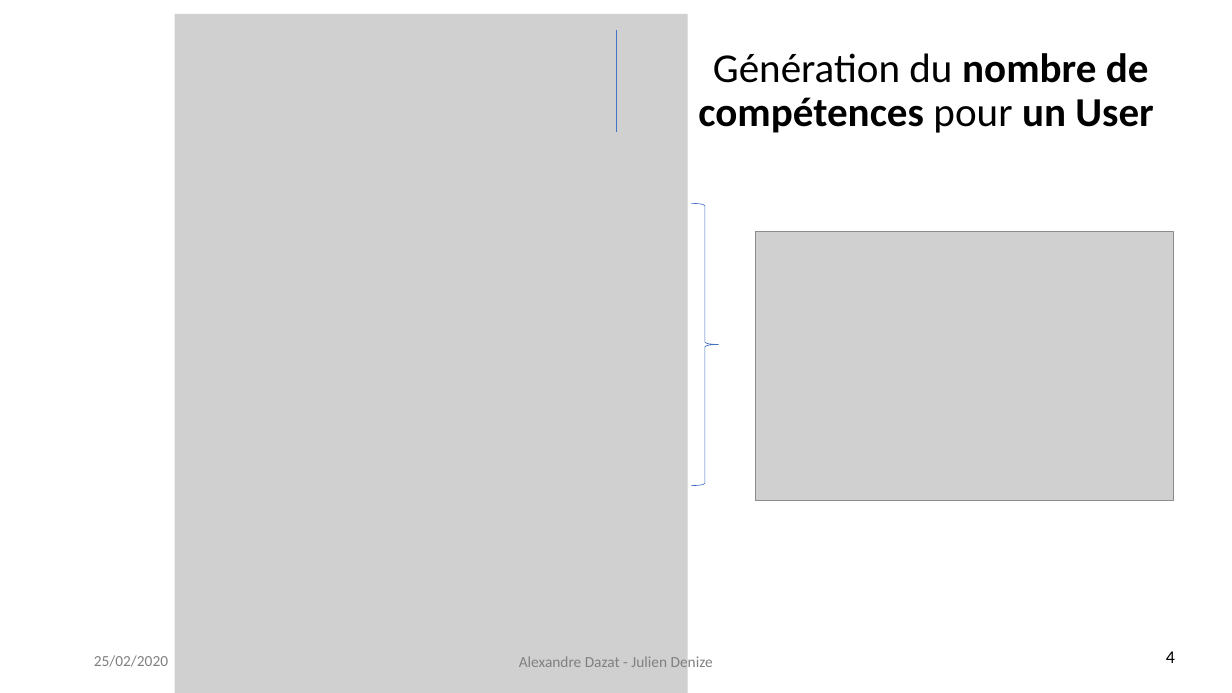
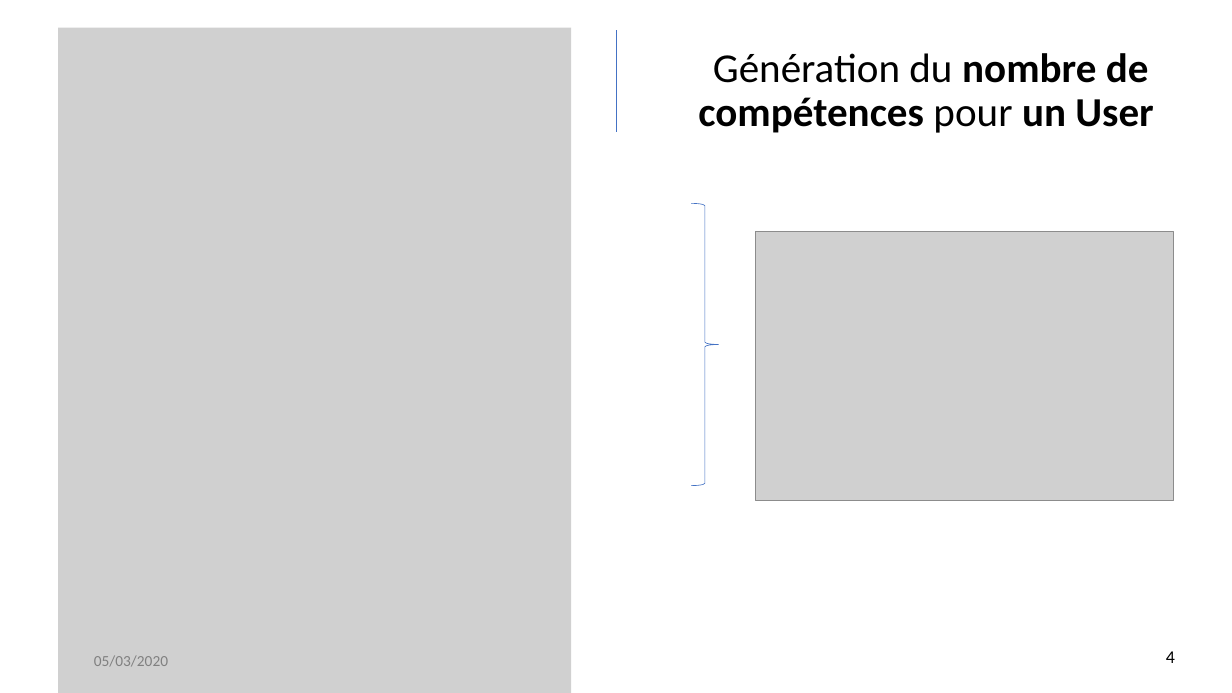
Before and after one commit to juliendenize/Linkedin-IA316-2020, a slide deck: slide 4 of IA316_Linkdn.pptx. Drawn at 1232x693 pixels with LibreOffice and Linux fonts; fonts in the diff are those of the drawing; grey boxes stand for pictures; background and template pictures are left out. Boxes give left, top, right and bottom in pixels: in the first picture for what was removed or moved away, otherwise in the second. Text is boxed around its words. In the diff, an @@ line names an element or a change of style, - is before the commit and + after.

```diff
--- a/IA316_Linkdn.pptx
+++ b/IA316_Linkdn.pptx
@@ picture: place and size @@
-picture at box(175, 14, 688, 693)
+picture at box(58, 28, 571, 693)
@@ text at box(94, 655, 168, 667): text changed @@
-25/02/2020
+05/03/2020
@@ text removed at box(519, 654, 713, 672) @@
-Alexandre Dazat - Julien Denize
```
Also in this commit, not shown: 12 other slides changed.
